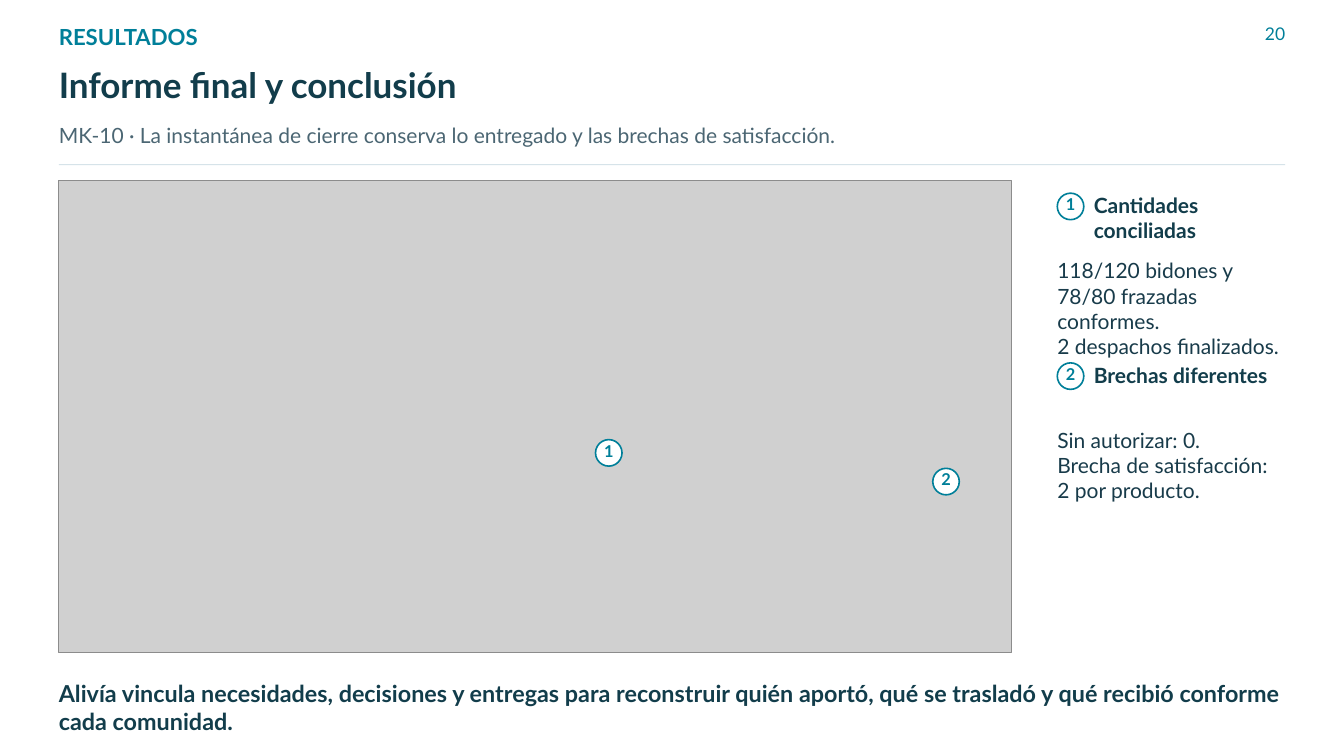
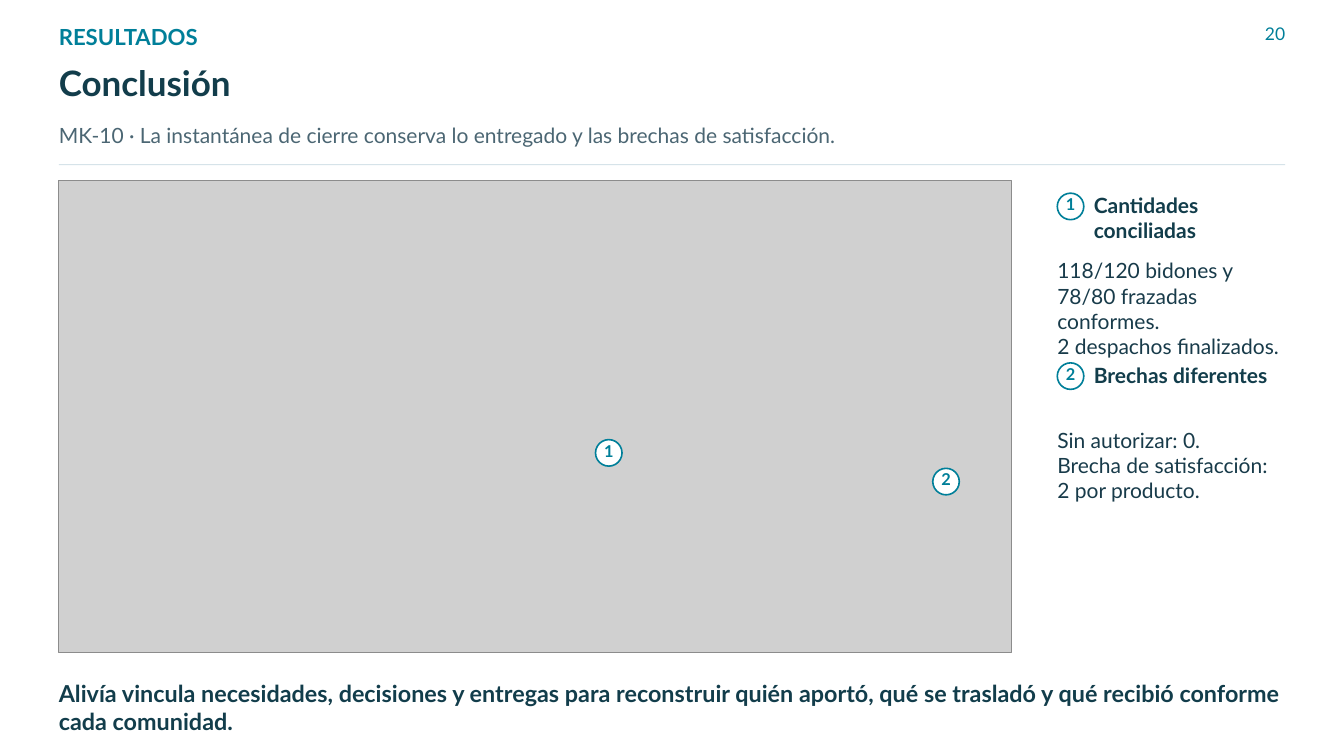
Before and after one commit to EderPanta18/alivia-humanitarian-system-design, a slide deck: slide 20 of entregables/presentacion-alivia/Alivia_Presentacion_Sistema_v3.pptx. Drawn at 1344x756 pixels with LibreOffice and Linux fonts; fonts in the diff are those of the drawing; grey boxes stand for pictures. Boxes give left, top, right and bottom in pixels: in the first picture for what was removed or moved away, otherwise in the second. Text is boxed around its words. In the diff, an @@ line names an element or a change of style, - is before the commit and + after.

```diff
--- a/entregables/presentacion-alivia/Alivia_Presentacion_Sistema_v3.pptx
+++ b/entregables/presentacion-alivia/Alivia_Presentacion_Sistema_v3.pptx
@@ text at bbox=[59, 70, 231, 97]: text changed @@
-Informe final y conclusión
+Conclusión
```
Also in this commit, not shown: 1 other slide changed, 2 other files.
